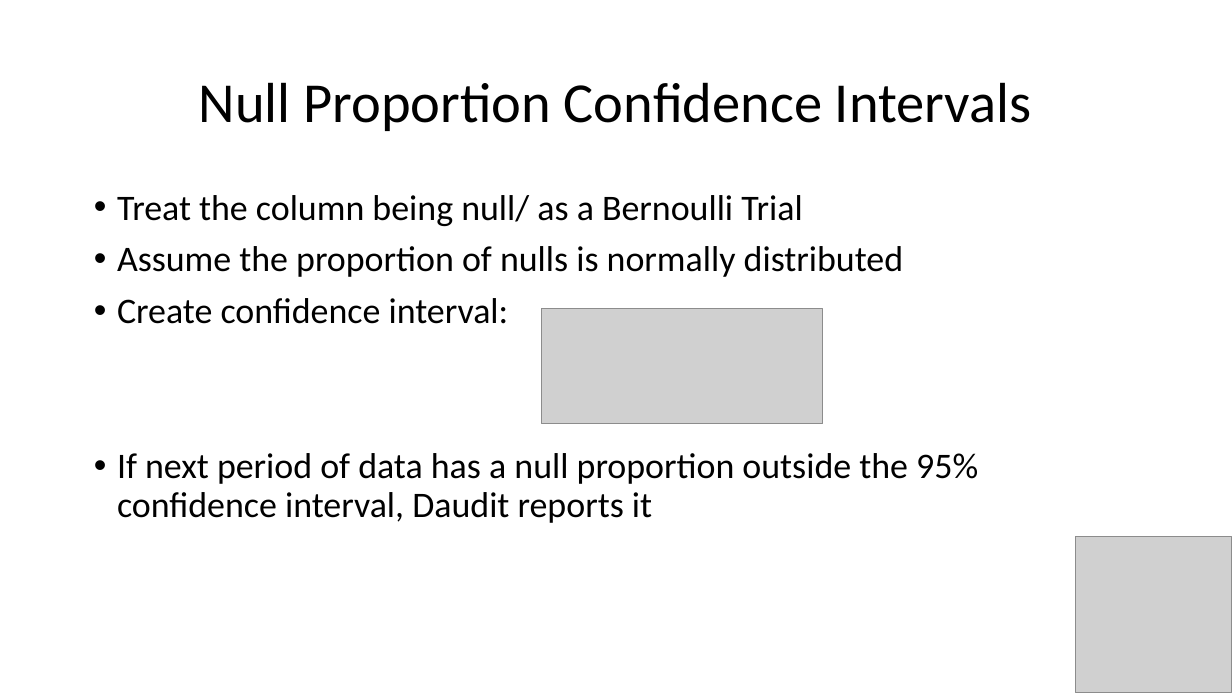
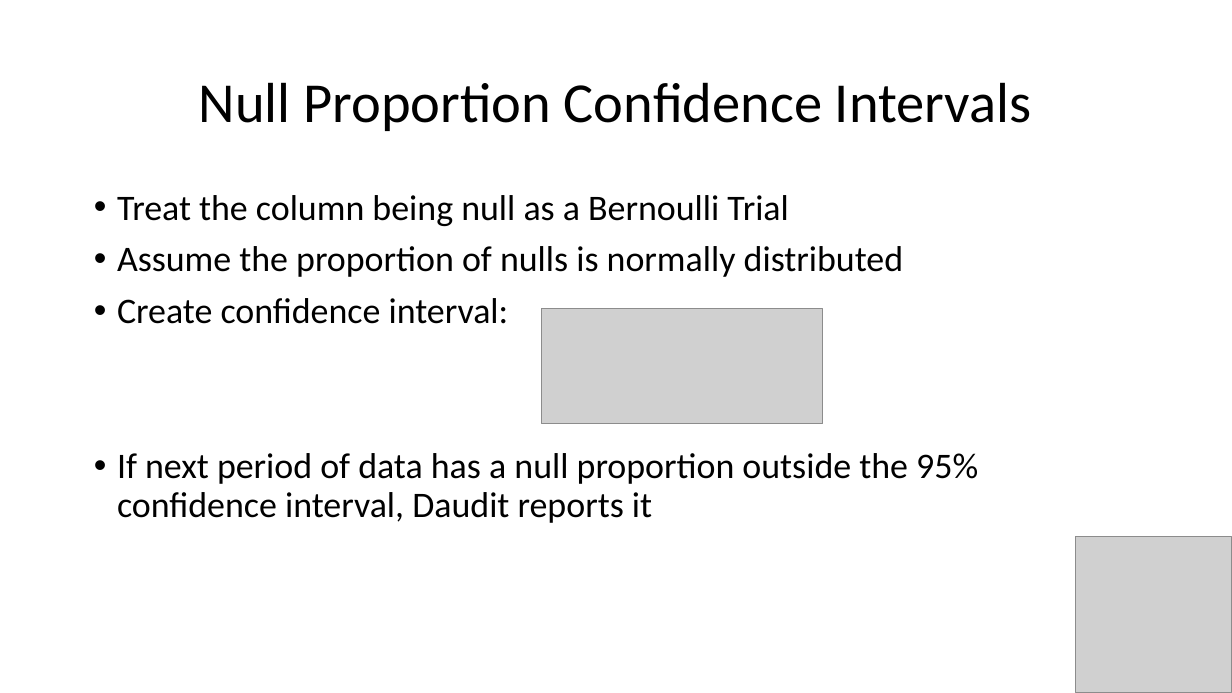
Before and after one commit to havess/daudit, a slide deck: slide 13 of midterm_presentation.pptx. Drawn at 1232x693 pixels with LibreOffice and Linux fonts; fonts in the diff are those of the drawing; grey boxes stand for pictures. Boxes give left, top, right and bottom in pixels: in the first picture for what was removed or moved away, otherwise in the second. Text is boxed around its words. In the diff, an @@ line names an element or a change of style, - is before the commit and + after.

```diff
--- a/midterm_presentation.pptx
+++ b/midterm_presentation.pptx
@@ text at <box>117,195,788,226</box>: text changed @@
-• Treat the column being null/ as a Bernoulli Trial
+• Treat the column being null as a Bernoulli Trial
```
Also in this commit, not shown: 1 other slide changed, 9 other files.
